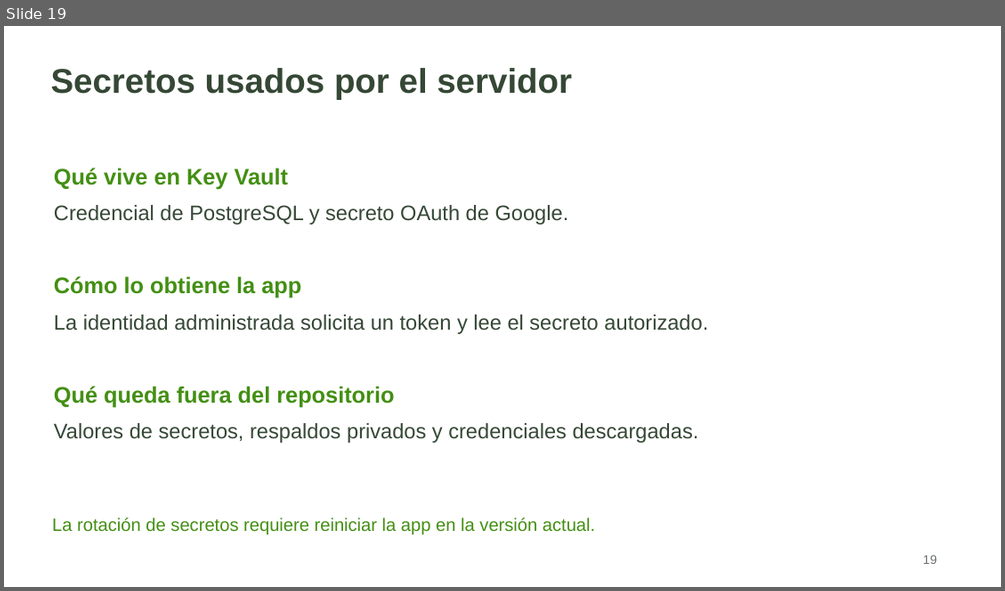
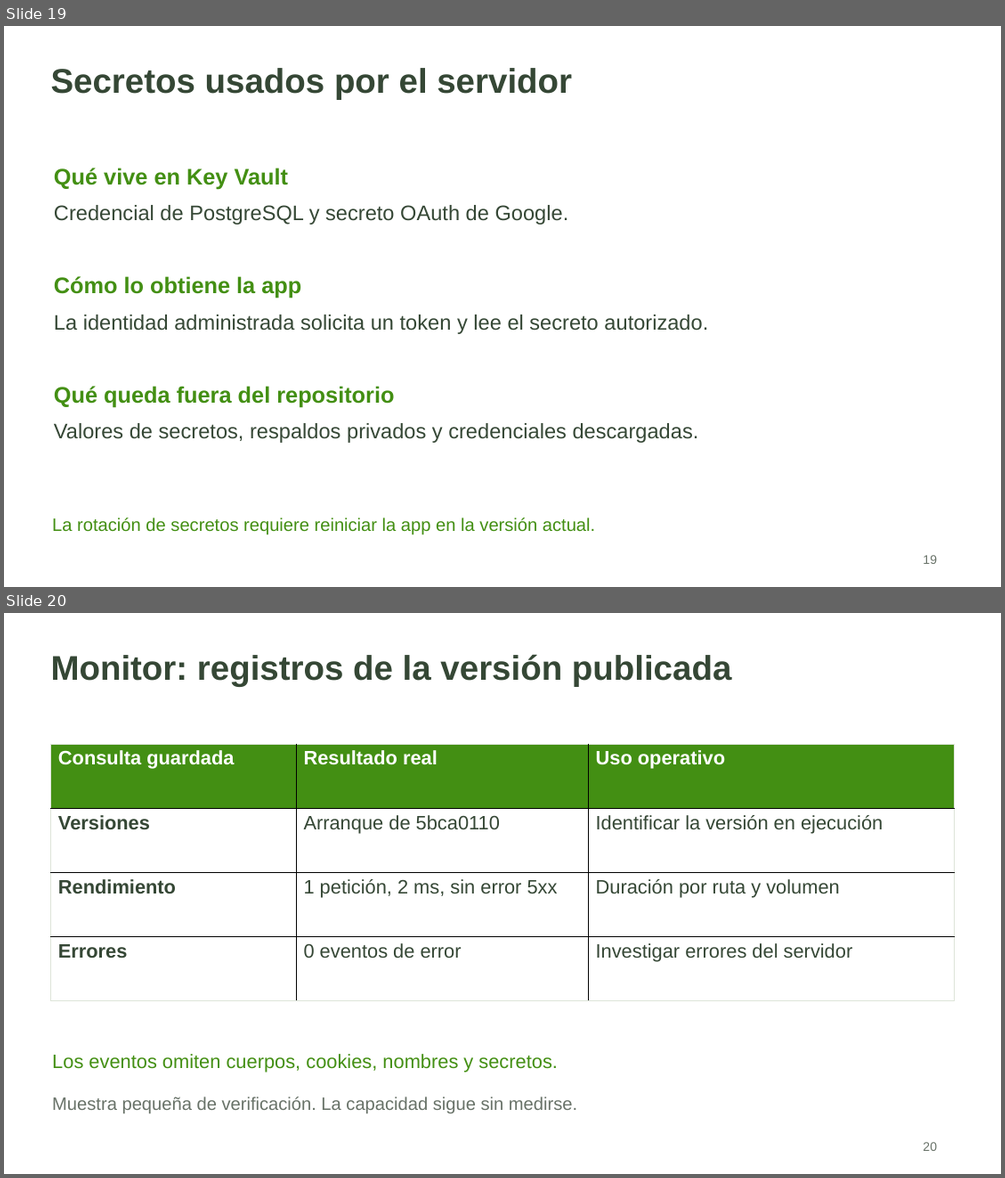
Before and after one commit to lizardoenm12/semilla-cloud, a slide deck: docs/presentaciones/Asistente_Negocios_Arquitectura_y_Defensa.pptx. Shown one above the other, each under a label of ours: slide 19 before the commit, slides 19 and 20 after it. The pictures are 1005x591 and 1005x1178 pixels, drawn with LibreOffice and Linux fonts; fonts in the diff are those of the drawing. Boxes give left, top, right and bottom in pixels: in the first picture for what was removed or moved away, otherwise in the second. Text is boxed around its words. In the diff, an @@ line names an element or a change of style, - is before the commit and + after.

```diff
--- a/docs/presentaciones/Asistente_Negocios_Arquitectura_y_Defensa.pptx
+++ b/docs/presentaciones/Asistente_Negocios_Arquitectura_y_Defensa.pptx
@@ slide 20 added at (4,613,1001,1174), background #FFFFFF @@
@@ text added at (51,654,731,686), 33 pt, text #354735, bold @@
+Monitor: registros de la versión publicada
@@ table added at (50,744,955,1001), 4 rows, 3 columns @@
+Consulta guardada | Resultado real | Uso operativo
+Versiones | Arranque de 5bca0110 | Identificar la versión en ejecución
+Rendimiento | 1 petición, 2 ms, sin error 5xx | Duración por ruta y volumen
+Errores | 0 eventos de error | Investigar errores del servidor
@@ text added at (52,1054,558,1072), 18.8 pt, text #438F13 @@
+Los eventos omiten cuerpos, cookies, nombres y secretos.
@@ text added at (52,1096,577,1113), 17.2 pt, text #687268 @@
+Muestra pequeña de verificación. La capacidad sigue sin medirse.
@@ text added at (922,1142,937,1151), 12 pt, text #687268 @@
+20
```
Also in this commit, not shown: 11 slides changed, 3 other slides added, 2 slides removed, 19 other files.
